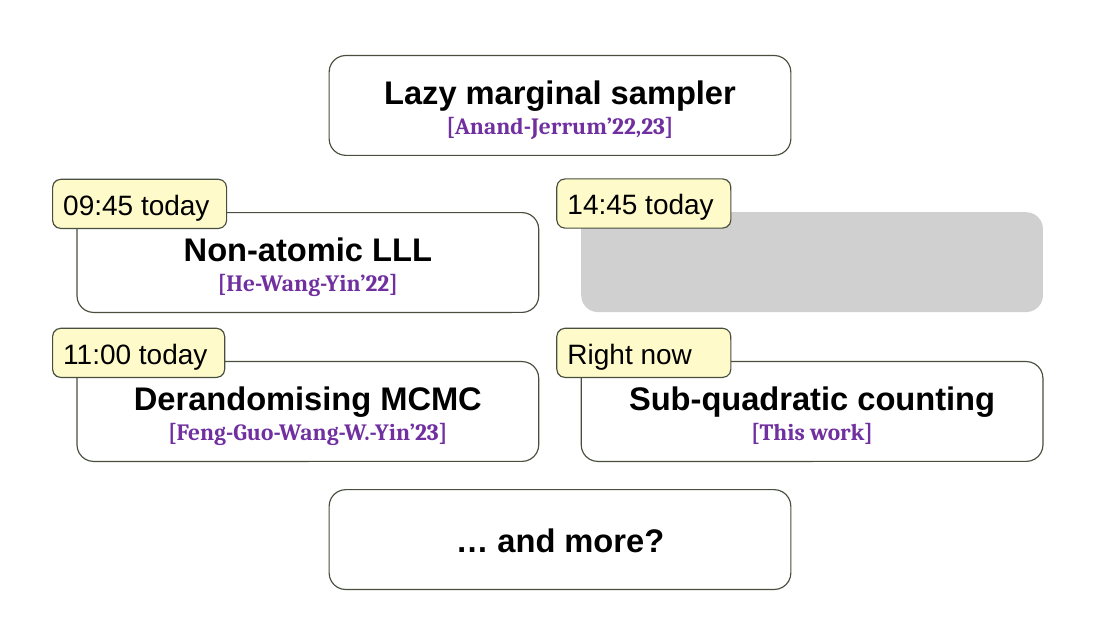
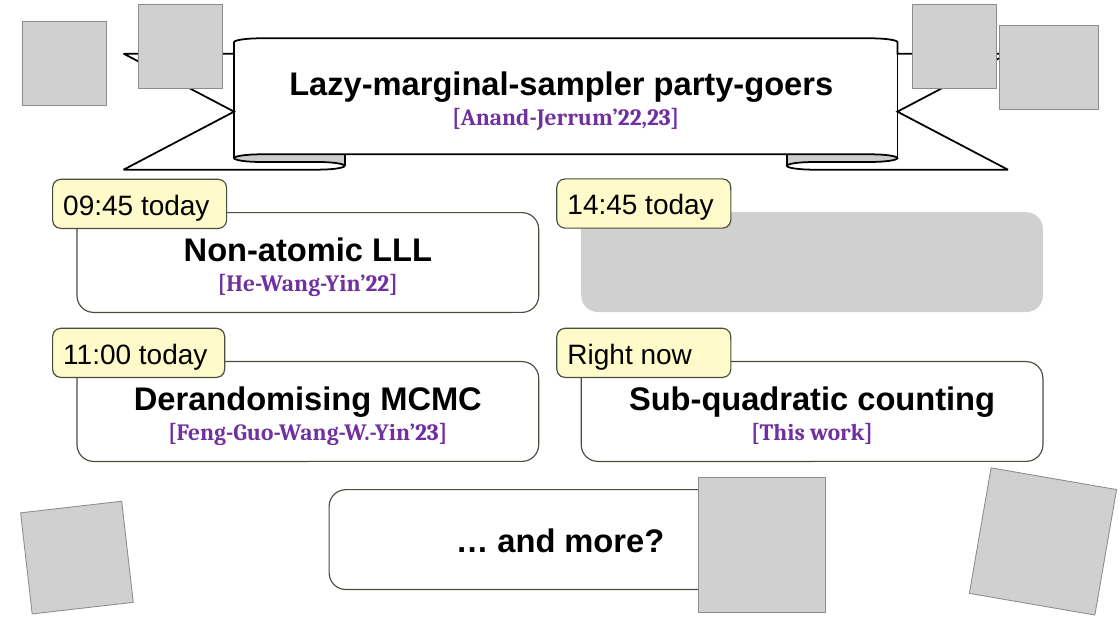
Before and after one commit to pw384/pw384.github.io, a slide deck: slide 53 of assets/slides/subquadratic_shonan.pptx. Drawn at 1120x630 pixels with LibreOffice and Linux fonts; fonts in the diff are those of the drawing; grey boxes stand for pictures. Boxes give left, top, right and bottom in pixels: in the first picture for what was removed or moved away, otherwise in the second. Text is boxed around its words. In the diff, an @@ line names an element or a change of style, - is before the commit and + after.

Commit message:
slides

```diff
--- a/assets/slides/subquadratic_shonan.pptx
+++ b/assets/slides/subquadratic_shonan.pptx
@@ picture added at (x1=22, y1=22, x2=106, y2=106) @@
@@ picture added at (x1=139, y1=4, x2=223, y2=88) @@
@@ picture added at (x1=912, y1=4, x2=996, y2=88) @@
@@ picture added at (x1=1000, y1=25, x2=1098, y2=109) @@
@@ ribbon "Lazy-marginal-sampler party-goers" resized from (x1=329, y1=55, x2=791, y2=155) to (x1=124, y1=39, x2=1008, y2=170) @@
@@ ribbon "Lazy-marginal-sampler party-goers" at (x1=124, y1=39, x2=1008, y2=170): rounded rectangle to ribbon; outline #484F40 1 pt to #000000 1.5 pt @@
@@ text in ribbon at (x1=289, y1=71, x2=834, y2=130): text changed; size 20 to 28 pt; font Cambria to Arial; text colour #7030A0 to #000000 @@
-Lazy marginal sampler [Anand-Jerrum’22,23]
+Lazy-marginal-sampler party-goers
+[Anand-Jerrum’22,23]
@@ picture added at (x1=699, y1=478, x2=827, y2=613) @@
@@ picture added at (x1=970, y1=468, x2=1117, y2=616) @@
@@ picture added at (x1=21, y1=501, x2=133, y2=614) @@
```
Also in this commit, not shown: 2 other slides changed.
